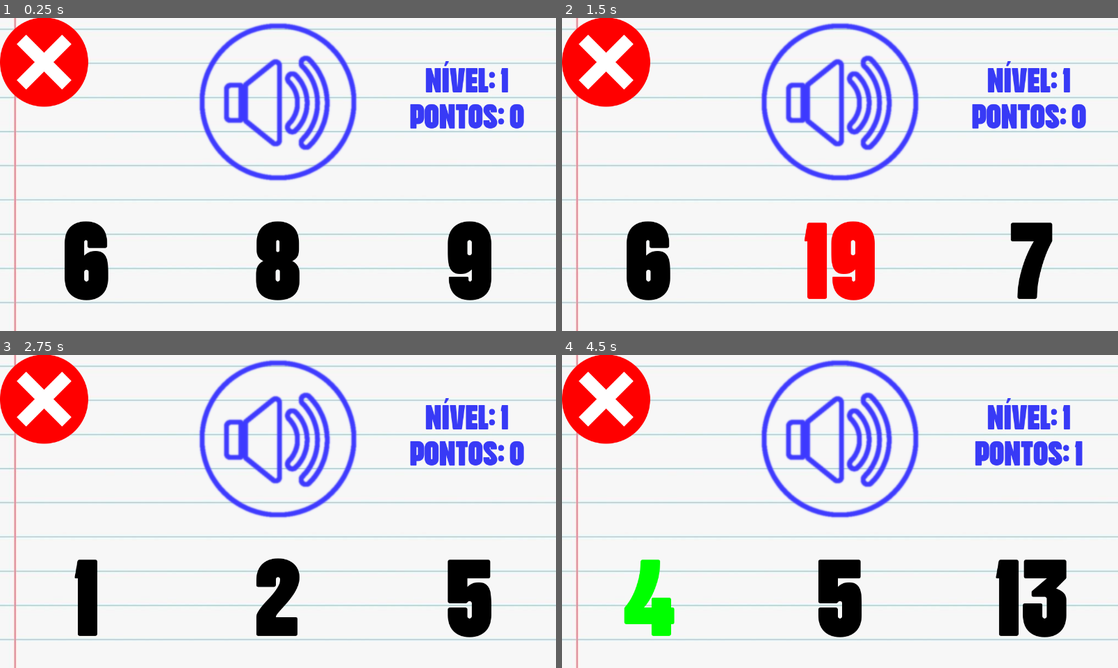
Above: before the commit, frames 1-4 (two rows, left to right).
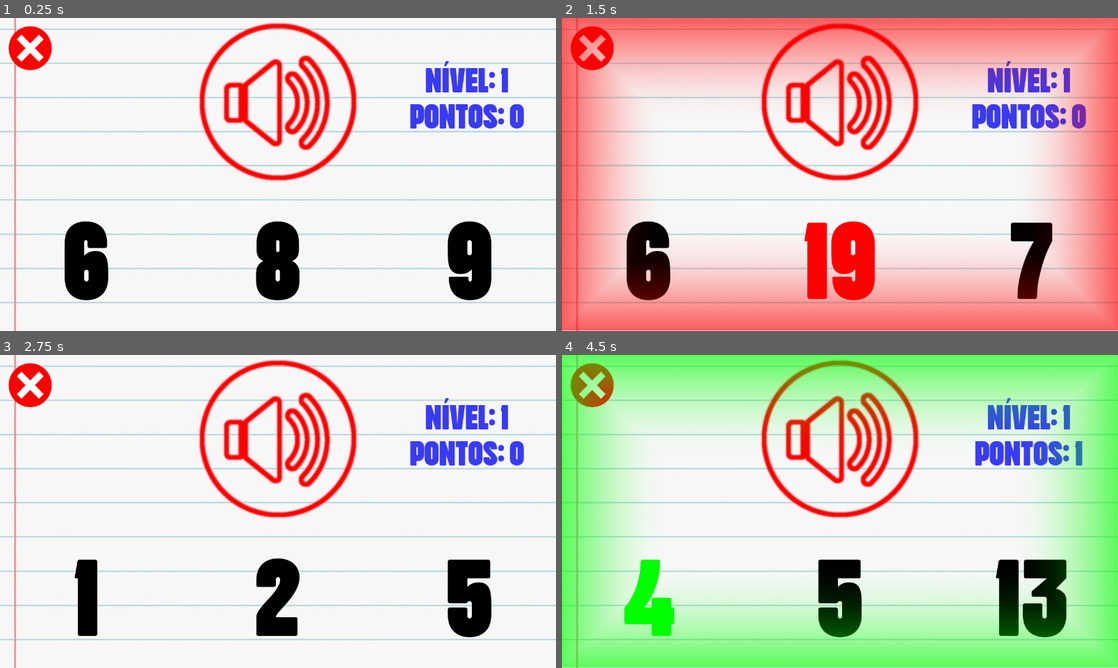
Above: after the commit, the same moments.

Repository: rauanb/Numeros
Game: Godot game, scene res://Main.tscn
Same seed, same stepped clock (60 frames per second), same inputs: the game is played once before the commit and once after it. Sound files missing from this copy of the repository are replaced by a short silence.
Inputs:
- Up to frame 1 (0.25 s): no input
- Up to frame 2 (1.5 s): click "6" at 0.5 s; click "19" at 1.25 s
- Up to frame 3 (2.75 s): click "1" at 2 s
- Up to frame 4 (4.5 s): click "2" at 2.75 s; click "5" at 3.5 s; click "4" at 4.25 s

The runs differ from the first frame. In frame 1, 6.9% of the frame differs, in the area x 0-65%, y 0-52%; in frame 2, 59%; in frame 3, 6.9%; in frame 4, 60%, in the area x 0-100%, y 0-100%.

Commit message:
adicionado readme

Diff:
--- a/Main.gd
+++ b/Main.gd
@@ -9,6 +9,8 @@
 var correct_button = 0 # Inicitalize
 var invert = 1 # invert sign to buttons label
 var score = 0
+
+onready var anim = $AnimationPlayer
 
 func _ready():
 #	get_audio_list()
@@ -24,6 +26,12 @@
 func _process(delta):
 	if Input.is_action_just_pressed("ui_cancel"):
 		get_tree().quit()
+
+	if $audioNum.is_playing():
+		$CenterContainer/VBoxContainer/HBoxContainer2/PlayButton.set_modulate(Color(1, 0, 0, 1))
+	else:
+		$CenterContainer/VBoxContainer/HBoxContainer2/PlayButton.set_modulate(Color(0, 0, 1, 1))
+
 
 func new_challenge():
 	$CenterContainer/VBoxContainer/HBoxContainer2/PlayButton.emit_signal("pressed")
@@ -74,11 +82,13 @@
 		button.add_color_override("font_color", Color(0, 1, 0, 1))
 		score += 1
 		$audioScore.play()
+		anim.play("score")
 		yield($audioScore,"finished")
 		update_score()
 	else:
 		button.add_color_override("font_color", Color(1, 0, 0, 1))
 		$audioError.play()
+		anim.play("error")
 		yield($audioError,"finished")
 	new_challenge()
 
@@ -127,7 +137,8 @@
 
 
 func _on_PlayButton_button_up():
-	$audioNum.play()
+	if not $audioNum.is_playing():
+		$audioNum.play()
 
 
 func _on_Alt1Button_button_up():
--- a/Main.tscn
+++ b/Main.tscn
@@ -1,10 +1,10 @@
-[gd_scene load_steps=13 format=2]
+[gd_scene load_steps=16 format=2]
 
 [ext_resource path="res://Main.gd" type="Script" id=1]
 [ext_resource path="res://ui/font50.tres" type="DynamicFont" id=2]
 [ext_resource path="res://ui/font100.tres" type="DynamicFont" id=3]
-[ext_resource path="res://ui/soundIcon.png" type="Texture" id=4]
-[ext_resource path="res://ui/soundIconH.png" type="Texture" id=5]
+[ext_resource path="res://ui/soundIconNew.png" type="Texture" id=4]
+[ext_resource path="res://ui/fx.png" type="Texture" id=6]
 [ext_resource path="res://sfx/error.wav" type="AudioStream" id=7]
 [ext_resource path="res://sfx/levelup.wav" type="AudioStream" id=8]
 [ext_resource path="res://sfx/score.wav" type="AudioStream" id=9]
@@ -14,6 +14,89 @@
 
 [sub_resource type="Theme" id=1]
 default_font = ExtResource( 3 )
+
+[sub_resource type="Animation" id=2]
+length = 0.001
+tracks/0/type = "value"
+tracks/0/path = NodePath("fx:visible")
+tracks/0/interp = 1
+tracks/0/loop_wrap = true
+tracks/0/imported = false
+tracks/0/enabled = true
+tracks/0/keys = {
+"times": PoolRealArray( 0 ),
+"transitions": PoolRealArray( 1 ),
+"update": 0,
+"values": [ false ]
+}
+tracks/1/type = "value"
+tracks/1/path = NodePath("fx:modulate")
+tracks/1/interp = 1
+tracks/1/loop_wrap = true
+tracks/1/imported = false
+tracks/1/enabled = true
+tracks/1/keys = {
+"times": PoolRealArray( 0 ),
+"transitions": PoolRealArray( 1 ),
+"update": 0,
+"values": [ Color( 0, 1, 0, 1 ) ]
+}
+
+[sub_resource type="Animation" id=3]
+resource_name = "error"
+length = 0.5
+tracks/0/type = "value"
+tracks/0/path = NodePath("fx:visible")
+tracks/0/interp = 1
+tracks/0/loop_wrap = true
+tracks/0/imported = false
+tracks/0/enabled = true
+tracks/0/keys = {
+"times": PoolRealArray( 0, 0.5 ),
+"transitions": PoolRealArray( 1, 1 ),
+"update": 1,
+"values": [ true, false ]
+}
+tracks/1/type = "value"
+tracks/1/path = NodePath("fx:modulate")
+tracks/1/interp = 1
+tracks/1/loop_wrap = true
+tracks/1/imported = false
+tracks/1/enabled = true
+tracks/1/keys = {
+"times": PoolRealArray( 0, 0.5 ),
+"transitions": PoolRealArray( 1, 1 ),
+"update": 0,
+"values": [ Color( 1, 0, 0, 1 ), Color( 1, 0, 0, 0 ) ]
+}
+
+[sub_resource type="Animation" id=4]
+resource_name = "score"
+length = 0.5
+tracks/0/type = "value"
+tracks/0/path = NodePath("fx:visible")
+tracks/0/interp = 1
+tracks/0/loop_wrap = true
+tracks/0/imported = false
+tracks/0/enabled = true
+tracks/0/keys = {
+"times": PoolRealArray( 0, 0.5 ),
+"transitions": PoolRealArray( 1, 1 ),
+"update": 1,
+"values": [ true, false ]
+}
+tracks/1/type = "value"
+tracks/1/path = NodePath("fx:modulate")
+tracks/1/interp = 1
+tracks/1/loop_wrap = true
+tracks/1/imported = false
+tracks/1/enabled = true
+tracks/1/keys = {
+"times": PoolRealArray( 0, 0.5 ),
+"transitions": PoolRealArray( 1, 1 ),
+"update": 0,
+"values": [ Color( 0, 1, 0, 1 ), Color( 0, 1, 0, 0 ) ]
+}
 
 [node name="Main" type="Control"]
 anchor_right = 1.0
@@ -74,7 +157,6 @@
 rect_min_size = Vector2( 300, 250 )
 size_flags_horizontal = 0
 texture_normal = ExtResource( 4 )
-texture_pressed = ExtResource( 5 )
 
 [node name="Label" type="Label" parent="CenterContainer/VBoxContainer/HBoxContainer2"]
 margin_left = 870.0
@@ -171,12 +253,29 @@
 stream = ExtResource( 8 )
 
 [node name="Button" type="TextureButton" parent="."]
-margin_right = 203.0
-margin_bottom = 205.0
+margin_left = 20.0
+margin_top = 20.0
+margin_right = 119.0
+margin_bottom = 121.0
 texture_normal = ExtResource( 11 )
 __meta__ = {
 "_edit_use_anchors_": false
 }
+
+[node name="fx" type="TextureRect" parent="."]
+visible = false
+modulate = Color( 0, 1, 0, 1 )
+margin_right = 40.0
+margin_bottom = 40.0
+texture = ExtResource( 6 )
+__meta__ = {
+"_edit_use_anchors_": false
+}
+
+[node name="AnimationPlayer" type="AnimationPlayer" parent="."]
+anims/RESET = SubResource( 2 )
+anims/error = SubResource( 3 )
+anims/score = SubResource( 4 )
 
 [connection signal="button_up" from="CenterContainer/VBoxContainer/HBoxContainer2/PlayButton" to="." method="_on_PlayButton_button_up"]
 [connection signal="button_up" from="CenterContainer/VBoxContainer/HBoxContainer/Alt1Button" to="." method="_on_Alt1Button_button_up"]
Not shown, changed: export_presets.cfg
Binary file changed: ui/close.png
Binary file added: ui/fx.png
Not shown, added: ui/fx.png.import
Binary file added: ui/soundIconNew.png
Not shown, added: ui/soundIconNew.png.import
Not shown, added: README.md
Not shown, added: numeros.apk
Not shown, added: numeros.apk.idsig
